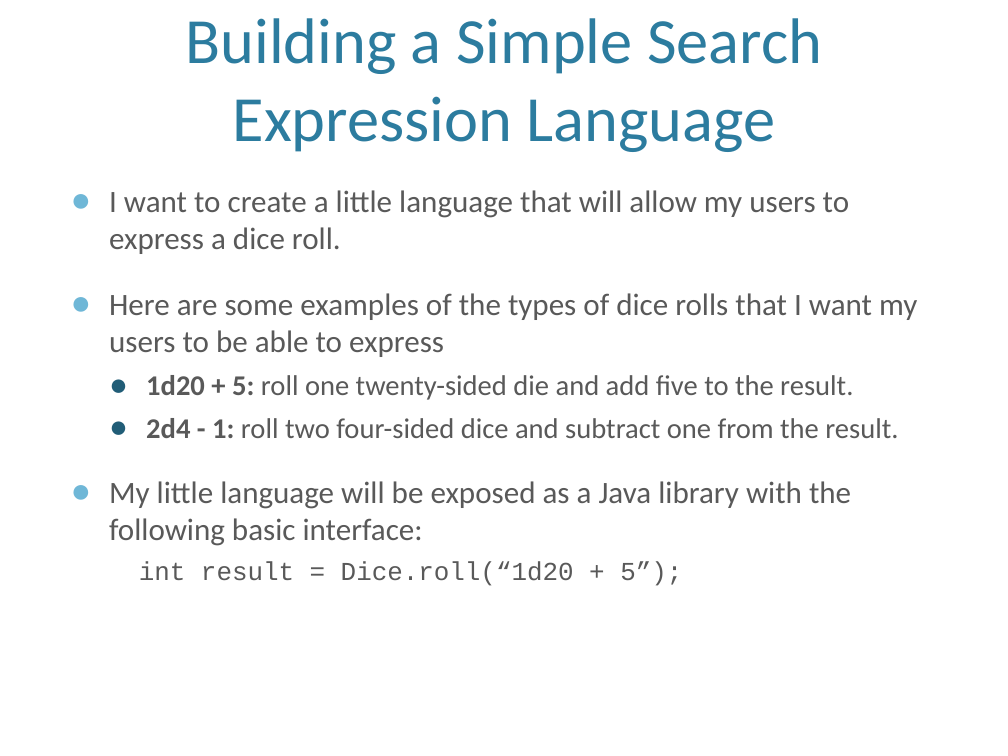
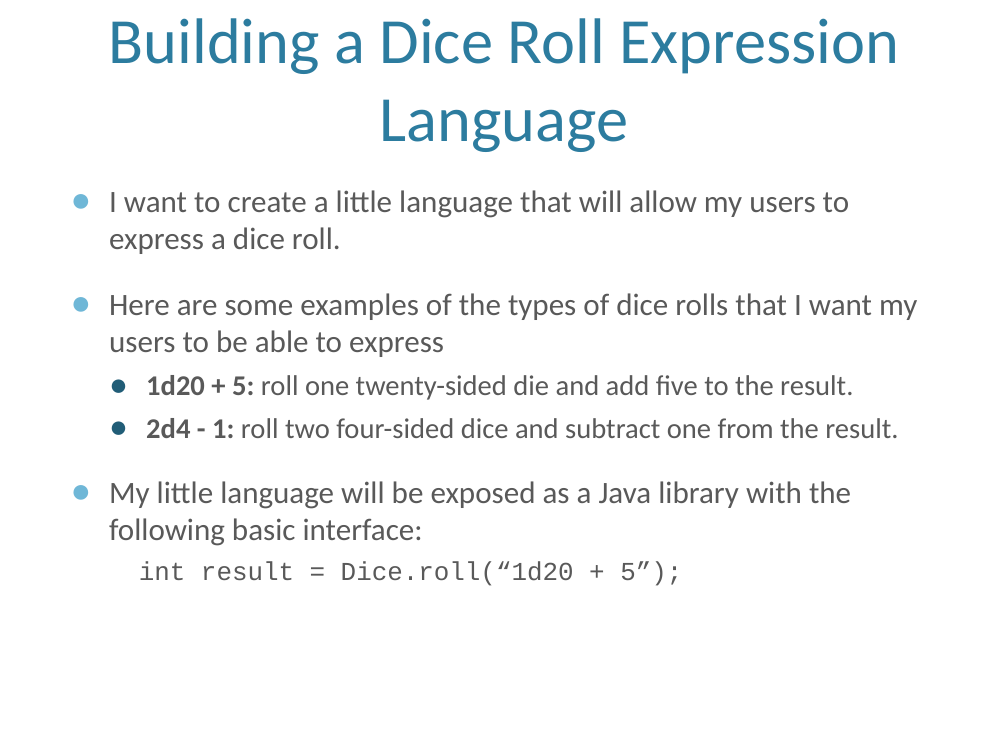
Before and after one commit to cpdevoto/dice-golem, a slide deck: slide 2 of little-language.pptx. Drawn at 1008x756 pixels with LibreOffice and Linux fonts; fonts in the diff are those of the drawing; background and template pictures are left out. Boxes give left, top, right and bottom in pixels: in the first picture for what was removed or moved away, otherwise in the second. Text is boxed around its words. In the diff, an @@ line names an element or a change of style, - is before the commit and + after.

Commit message:
Updates to presentation

```diff
--- a/little-language.pptx
+++ b/little-language.pptx
@@ title at <box>109,18,899,152</box>: text changed @@
-Building a Simple Search Expression Language
+Building a Dice Roll Expression Language
```
Also in this commit, not shown: 1 other slide changed.
